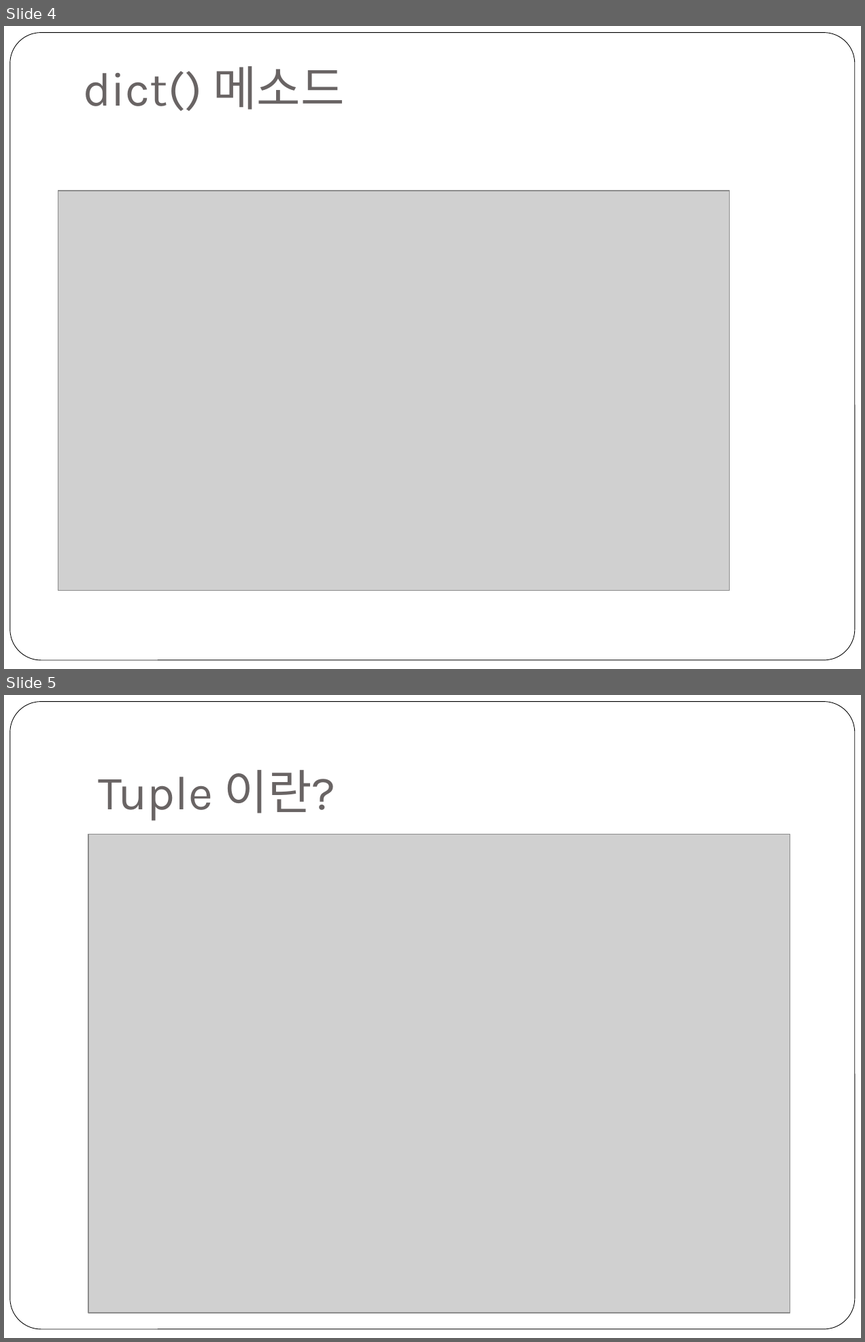
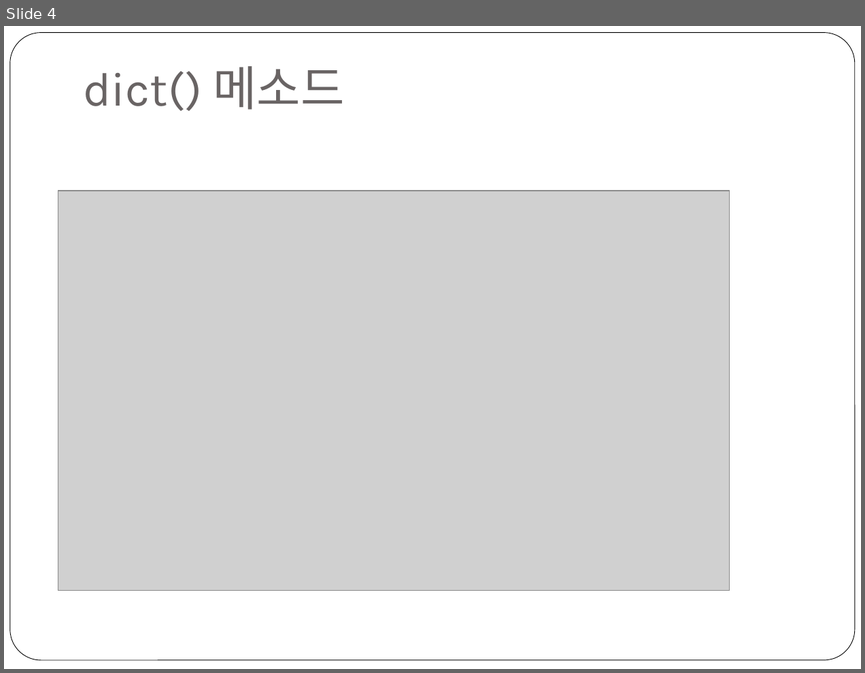
Before and after one commit to freshmea/weizman_python_class, a slide deck: textbook/파이썬2-3교시.pptx. Shown one above the other, each under a label of ours: slides 4 and 5 before the commit, slide 4 after it. The pictures are 865x1342 and 865x673 pixels, drawn with LibreOffice and Linux fonts; fonts in the diff are those of the drawing; grey boxes stand for pictures. Boxes give left, top, right and bottom in pixels: in the first picture for what was removed or moved away, otherwise in the second. Text is boxed around its words. In the diff, an @@ line names an element or a change of style, - is before the commit and + after.

```diff
--- a/textbook/파이썬2-3교시.pptx
+++ b/textbook/파이썬2-3교시.pptx
@@ slide 5 removed at box(4, 695, 861, 1338), background #FFFFFF; not listed: 1 template element that a slide beside it also shows @@
@@ title removed at box(98, 770, 336, 821) @@
-Tuple 이란?
@@ picture removed at box(88, 834, 789, 1312) @@
```
Also in this commit, not shown: 5 slides added, 2 other slides removed, 1 other file.
